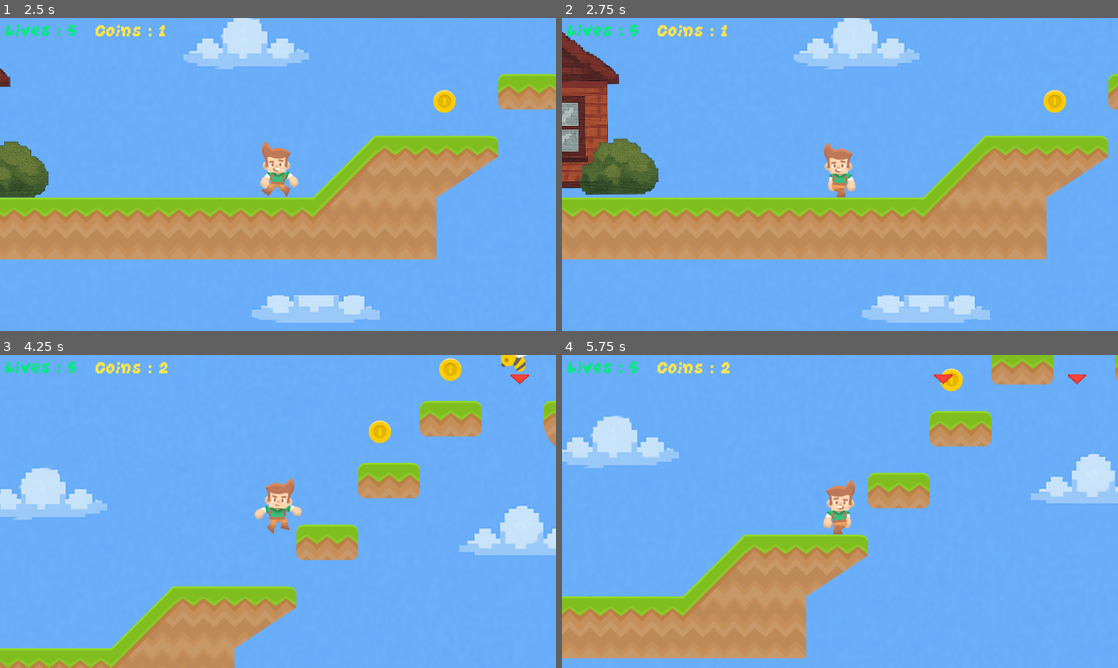
Above: before the commit, frames 1-4 (two rows, left to right).
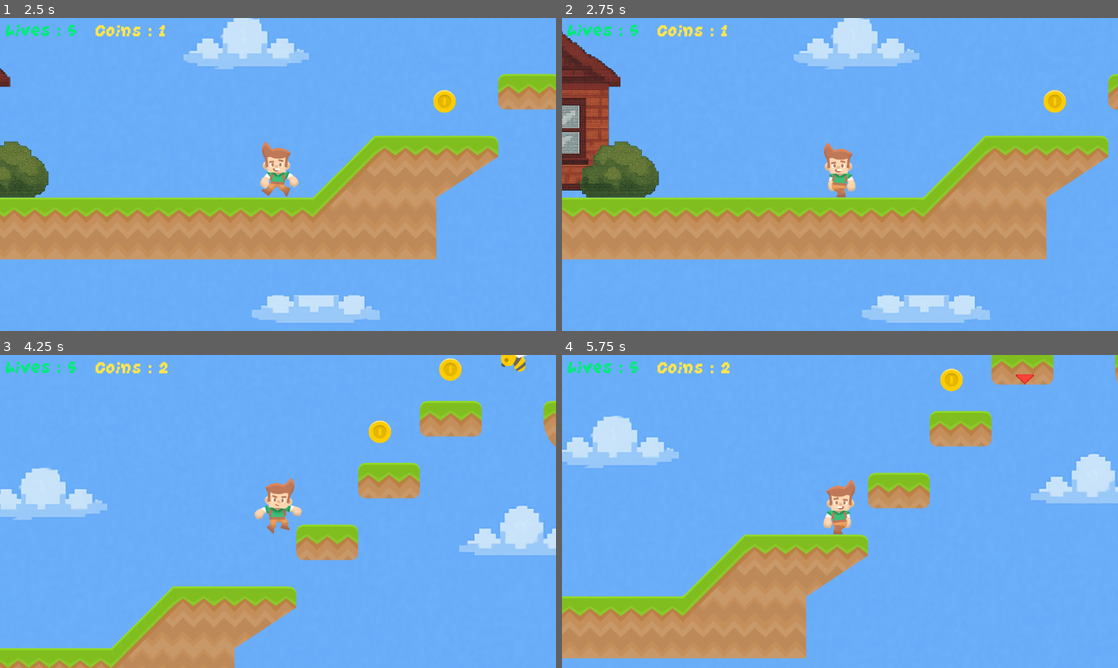
Above: after the commit, the same moments.

Repository: nafrielramadhan/planet-adventure
Game: Godot game, scene res://scenes/Level1.tscn
Two runs of this game, one before a commit and one after it. Both use one fixed random seed, a clock stepped at 60 frames per second and the inputs below. This scene is started directly instead of the project's main scene. Sound files missing from this copy of the repository are replaced by a short silence.
Inputs (mouse positions are in pixels of both pictures, inside the frame that each line leads up to):
- Up to frame 1 (2.5 s): move the mouse to (400, 158) at 0.52 s; hold Shift (hover) 0.53-1.28 s; hold Right (right) 0.53-2.03 s; tap Space (jump) at 0.77, 1.52 s; move the mouse to (166, 190) at 1.27 s; click (166, 190) at 1.35 s; move the mouse to (333, 105) at 2.02 s; hold A (left) from 2.03 s (still down); hold Shift (hover) from 2.03 s (still down)
- Up to frame 2 (2.75 s): keep holding A (left); keep holding Shift (hover)
- Up to frame 3 (4.25 s): move the mouse to (250, 574) at 2.77 s; release A (left) at 2.78 s; release Shift (hover) at 2.78 s; hold Right (right) from 2.78 s (still down); click (250, 574) at 2.85 s; tap Space (jump) at 3.02, 3.77 s; move the mouse to (444, 558) at 3.52 s; hold Shift (hover) from 3.53 s (still down)
- Up to frame 4 (5.75 s): move the mouse to (673, 464) at 4.27 s; release Right (right) at 4.28 s; release Shift (hover) at 4.28 s; hold A (left) 4.28-5.03 s; click (673, 464) at 4.35 s; tap Space (jump) at 4.52 s; move the mouse to (867, 511) at 5.02 s; hold Right (right) from 5.03 s (still down); hold Shift (hover) from 5.03 s (still down)

Frame 1 is identical in both runs. In frame 2, 1.6% of the frame differs, in the area x 0-18%, y 4-58%; in frame 3, less than 0.1%; in frame 4, 0.2%.

Commit message:
done UAS

Diff:
--- a/scenes/FallIndicator.tscn
+++ b/scenes/FallIndicator.tscn
@@ -10,9 +10,9 @@
 
 [node name="TextureRect" type="TextureRect" parent="."]
 layout_mode = 0
-offset_left = -17.0
+offset_left = -24.0
 offset_top = -15.0
-offset_right = 45.0
+offset_right = 38.0
 offset_bottom = 38.0
 texture = ExtResource("2_xxmke")
 expand_mode = 1
--- a/scenes/FallingEnemy.tscn
+++ b/scenes/FallingEnemy.tscn
@@ -12,7 +12,7 @@
 height = 102.0
 
 [node name="FallingItem" type="RigidBody2D"]
-gravity_scale = 0.65
+gravity_scale = 0.55
 script = ExtResource("1_nfywq")
 
 [node name="Pinkitem" type="Sprite2D" parent="."]
--- a/scenes/FallingEnemyLevel3.tscn
+++ b/scenes/FallingEnemyLevel3.tscn
@@ -12,7 +12,7 @@
 height = 88.0
 
 [node name="FallingItemLevel4" type="RigidBody2D"]
-gravity_scale = 0.45
+gravity_scale = 0.38
 script = ExtResource("1_jmk3j")
 
 [node name="Rock" type="Sprite2D" parent="."]
--- a/scenes/FallingEnemyLevel4.tscn
+++ b/scenes/FallingEnemyLevel4.tscn
@@ -12,7 +12,7 @@
 height = 94.0
 
 [node name="FallingItemLevel4" type="RigidBody2D"]
-gravity_scale = 0.5
+gravity_scale = 0.45
 script = ExtResource("1_sr4ge")
 
 [node name="Lava" type="Sprite2D" parent="."]
--- a/scenes/FallingFish.tscn
+++ b/scenes/FallingFish.tscn
@@ -12,7 +12,7 @@
 height = 96.0
 
 [node name="FallingFish" type="RigidBody2D"]
-gravity_scale = 0.65
+gravity_scale = 0.55
 script = ExtResource("1_s8v3p")
 
 [node name="FishBlue" type="Sprite2D" parent="."]
--- a/scripts/fall_indicator.gd
+++ b/scripts/fall_indicator.gd
@@ -9,14 +9,12 @@
 	if not player:
 		return
 
-	# Hapus saat falling enemy hilang
 	if linked_enemy and not is_instance_valid(linked_enemy):
 		queue_free()
 		return
 
-	# Posisi sesuai dengan posisi falling enemy
 	if linked_enemy:
 		target_world_position = linked_enemy.global_position
 
-	var camera_offset_x = target_world_position.x - player.global_position.x
-	position = Vector2(camera_offset_x + get_viewport().size.x / 2, 40)
+	var screen_position: Vector2 = get_viewport().get_canvas_transform() * target_world_position
+	position = Vector2(screen_position.x, 40)
Not shown, changed: export_presets.cfg
